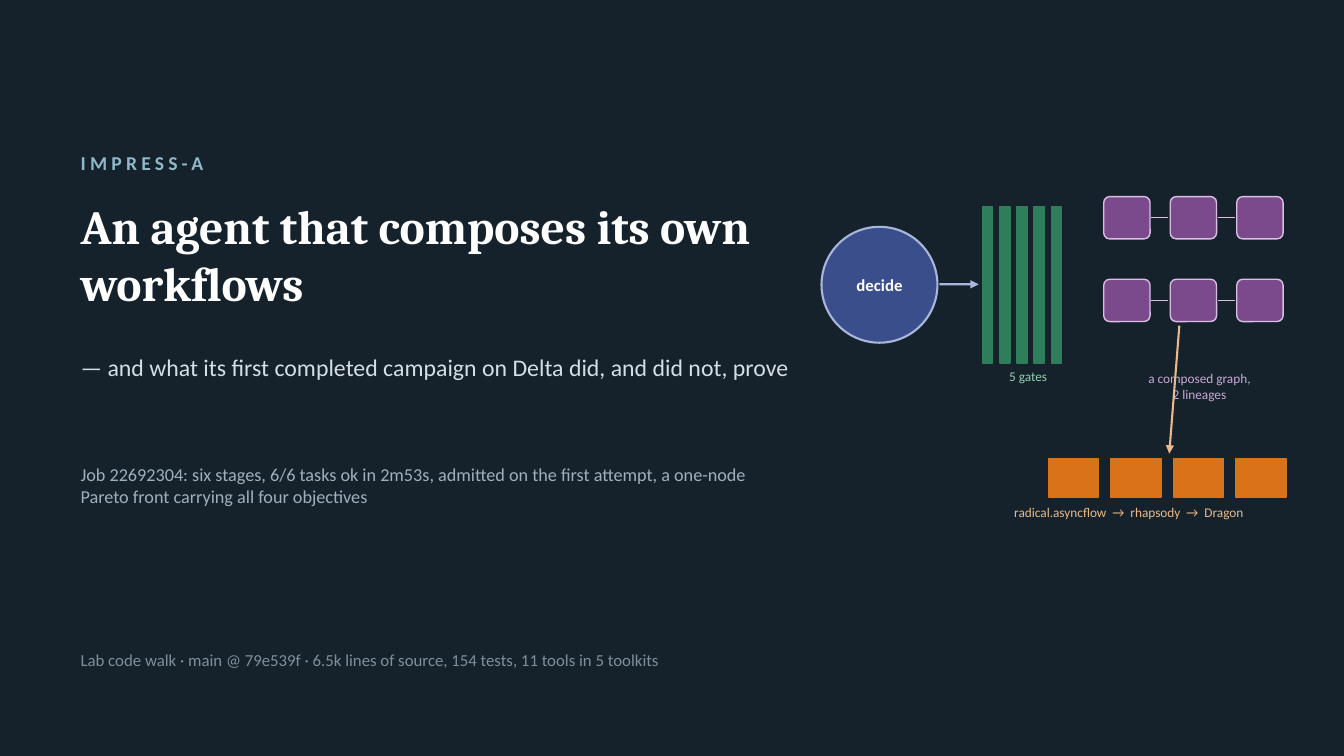
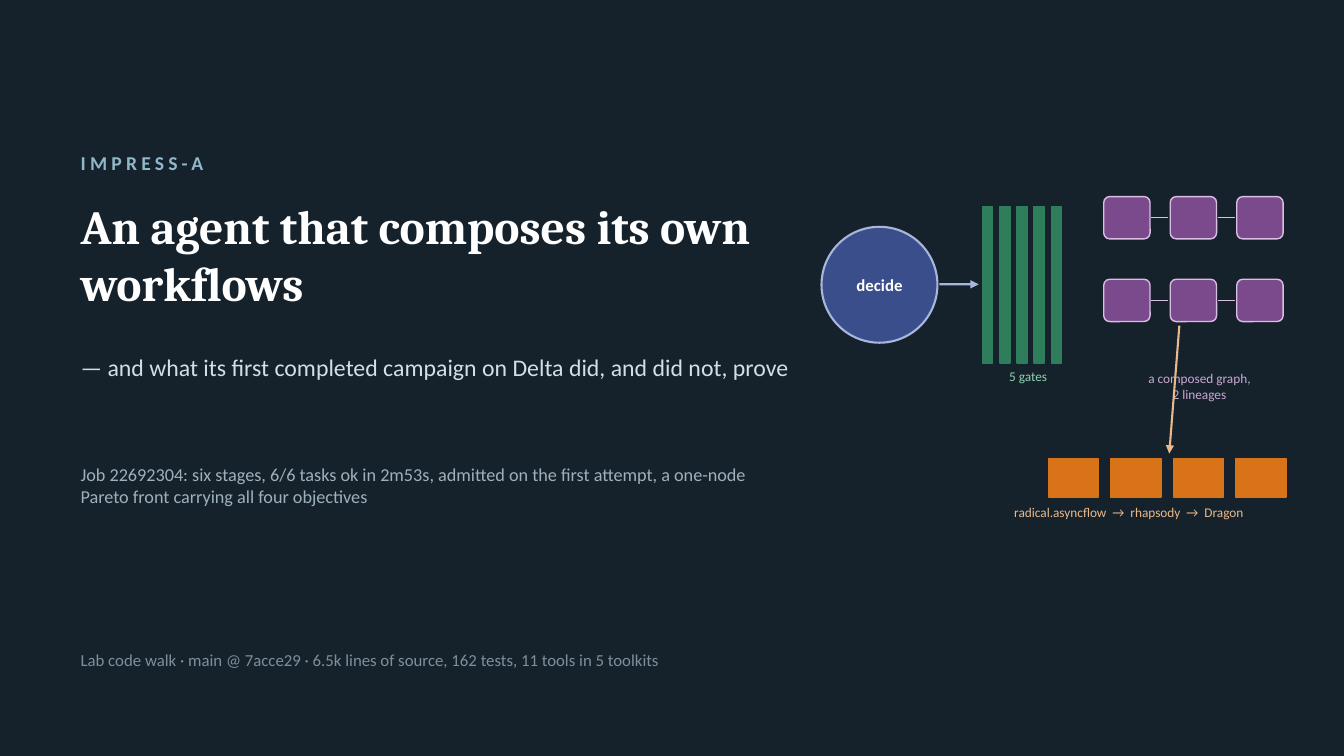
Before and after one commit to radical-collaboration/IMPRESS, a slide deck: slide 1 of agent/slides/impress-a-codewalk.pptx. Drawn at 1344x756 pixels with LibreOffice and Linux fonts; fonts in the diff are those of the drawing. Boxes give left, top, right and bottom in pixels: in the first picture for what was removed or moved away, otherwise in the second. Text is boxed around its words. In the diff, an @@ line names an element or a change of style, - is before the commit and + after.

```diff
--- a/agent/slides/impress-a-codewalk.pptx
+++ b/agent/slides/impress-a-codewalk.pptx
@@ text at (x1=81, y1=654, x2=659, y2=668): text changed @@
-Lab code walk · main @ 79e539f · 6.5k lines of source, 154 tests, 11 tools in 5 toolkits
+Lab code walk · main @ 7acce29 · 6.5k lines of source, 162 tests, 11 tools in 5 toolkits
```
Also in this commit, not shown: 5 other slides changed, 6 other files.
